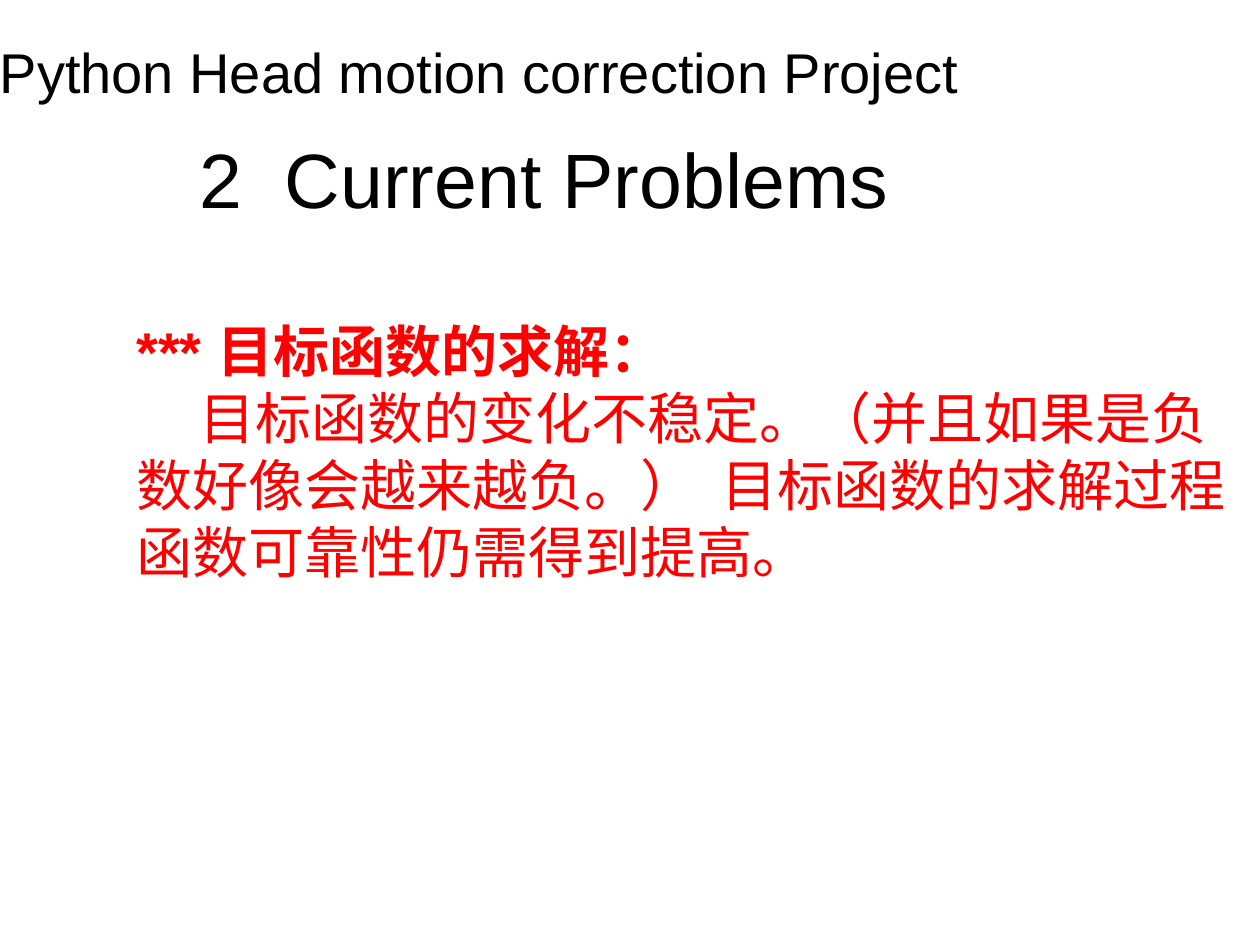
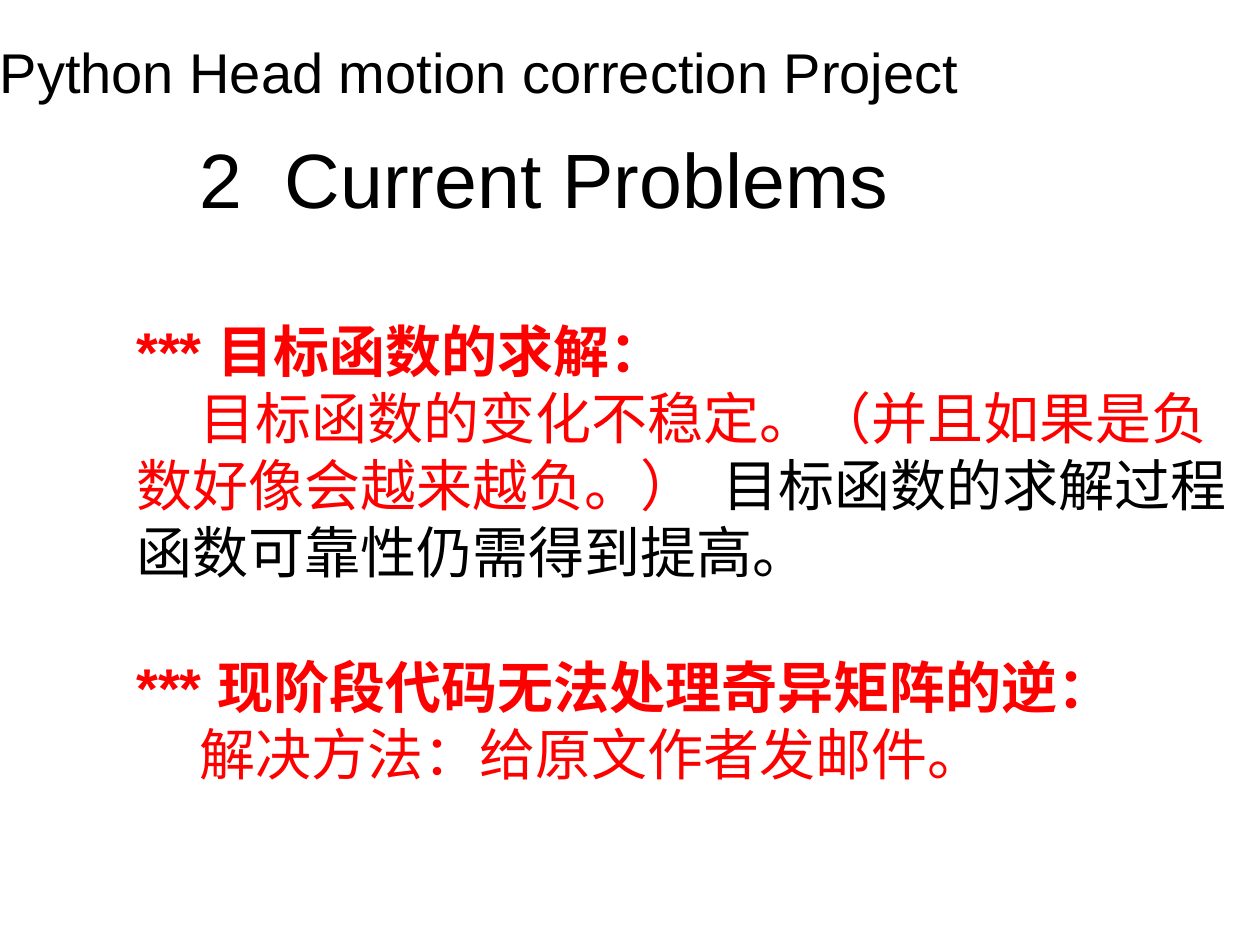
Before and after one commit to get-jiang/head-motion-correction-realign, a slide deck: slide 13 of 期中PPT.pptx (slide 14 before the commit). Drawn at 1260x945 pixels with LibreOffice and Linux fonts; fonts in the diff are those of the drawing; background and template pictures are left out. Boxes give left, top, right and bottom in pixels: in the first picture for what was removed or moved away, otherwise in the second. Text is boxed around its words. In the diff, an @@ line names an element or a change of style, - is before the commit and + after.

```diff
--- a/期中PPT.pptx
+++ b/期中PPT.pptx
@@ text at (x1=136, y1=391, x2=1226, y2=578): text colour #FF0000 to #000000 in "目标函数的求解过程函数可靠性仍需得到提高。" @@
@@ text at (x1=199, y1=660, x2=1113, y2=780): paragraphs added @@
+*** 现阶段代码无法处理奇异矩阵的逆：
+解决方法：给原文作者发邮件。
```
Also in this commit, not shown: 3 other slides changed, 1 slide removed.
